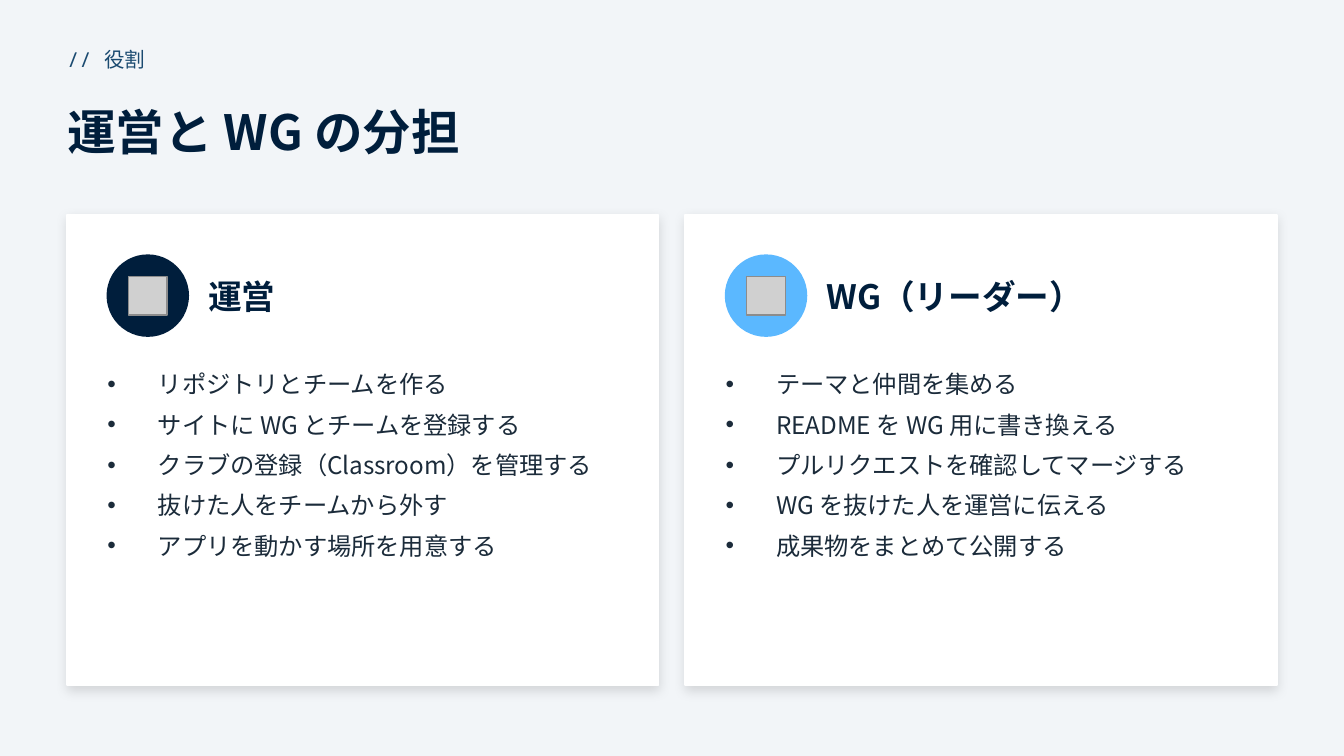
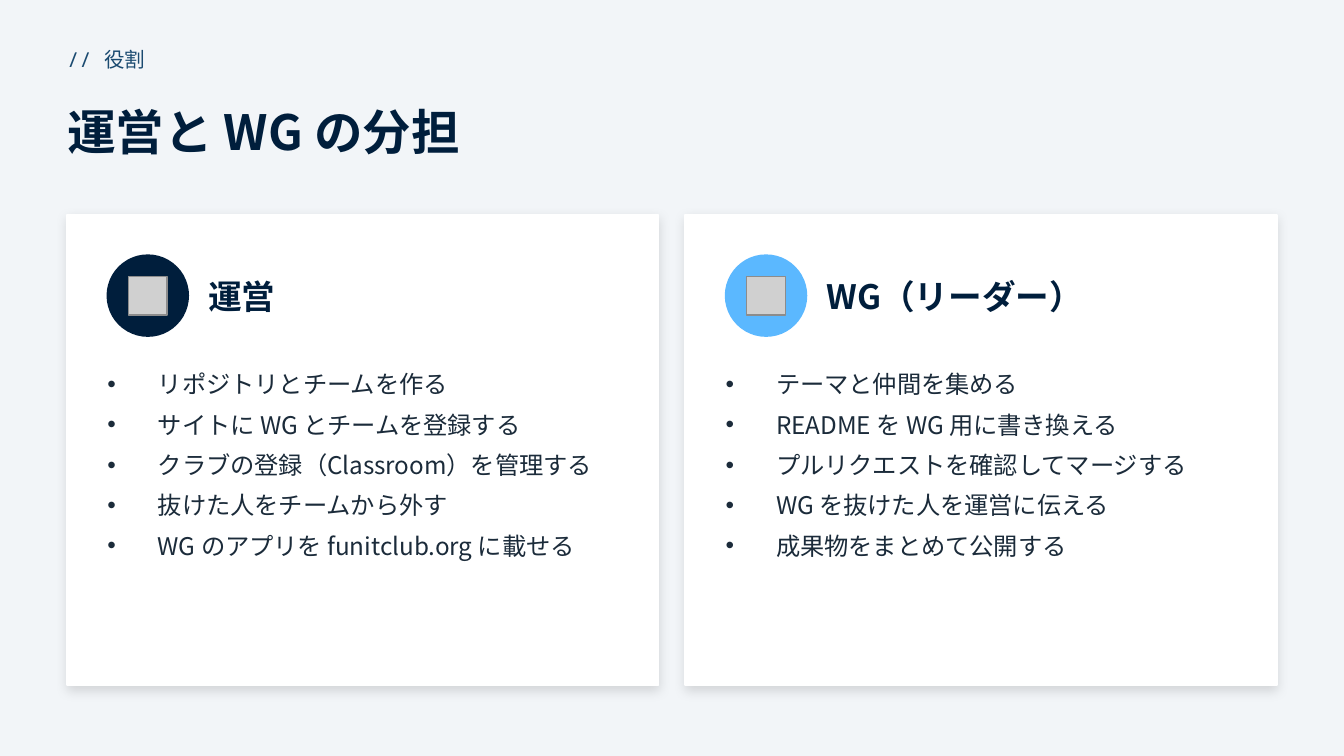
Before and after one commit to funITclub/homepage, a slide deck: slide 3 of static/guide/00_概要.pptx. Drawn at 1344x756 pixels with LibreOffice and Linux fonts; fonts in the diff are those of the drawing; grey boxes stand for pictures. Boxes give left, top, right and bottom in pixels: in the first picture for what was removed or moved away, otherwise in the second. Text is boxed around its words. In the diff, an @@ line names an element or a change of style, - is before the commit and + after.

```diff
--- a/static/guide/00_概要.pptx
+++ b/static/guide/00_概要.pptx
@@ text at <box>158,534,575,561</box>: text changed @@
-• アプリを動かす場所を用意する
+• WG のアプリを funitclub.org に載せる
```
Also in this commit, not shown: 2 other slides changed, 4 other files.
